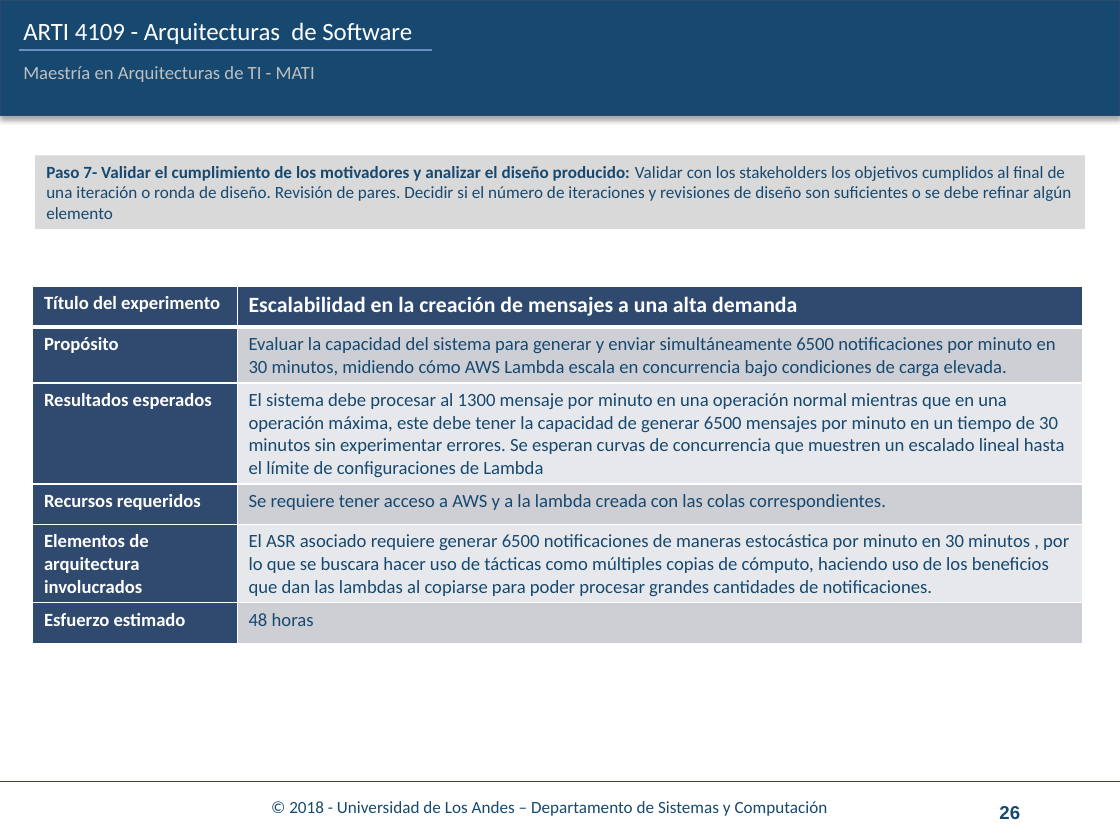
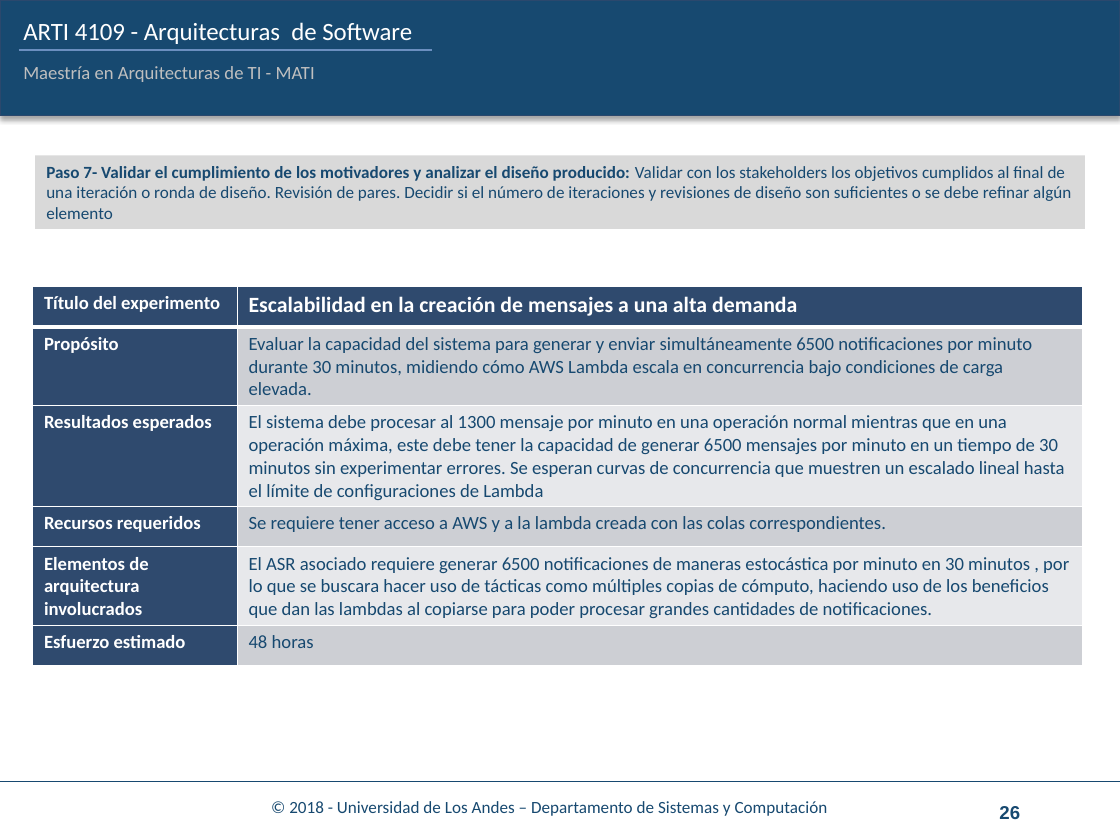
Before and after one commit to juanforo31/Reto1_ASRs_Grupo5, a slide deck: slide 26 of Cuaderno_trabajo/ARTI-4109-4-CuadernoTrabajo-Reto1_desarrollo.pptx. Drawn at 1120x840 pixels with LibreOffice and Linux fonts; fonts in the diff are those of the drawing; background and template pictures are left out. Boxes give left, top, right and bottom in pixels: in the first picture for what was removed or moved away, otherwise in the second. Text is boxed around its words. In the diff, an @@ line names an element or a change of style, - is before the commit and + after.

```diff
--- a/Cuaderno_trabajo/ARTI-4109-4-CuadernoTrabajo-Reto1_desarrollo.pptx
+++ b/Cuaderno_trabajo/ARTI-4109-4-CuadernoTrabajo-Reto1_desarrollo.pptx
@@ table at (32, 287, 1082, 665) @@
-row 2, column 2: Evaluar la capacidad del sistema para generar y enviar simultáneamente 6500 notificaciones por minuto en 30 minutos, midiendo cómo AWS Lambda escala en concurrencia bajo condiciones de carga elevada.
+row 2, column 2: Evaluar la capacidad del sistema para generar y enviar simultáneamente 6500 notificaciones por minuto durante 30 minutos, midiendo cómo AWS Lambda escala en concurrencia bajo condiciones de carga elevada.
```
Also in this commit, not shown: 3 other slides changed, 1 slide removed, 7 other files.
